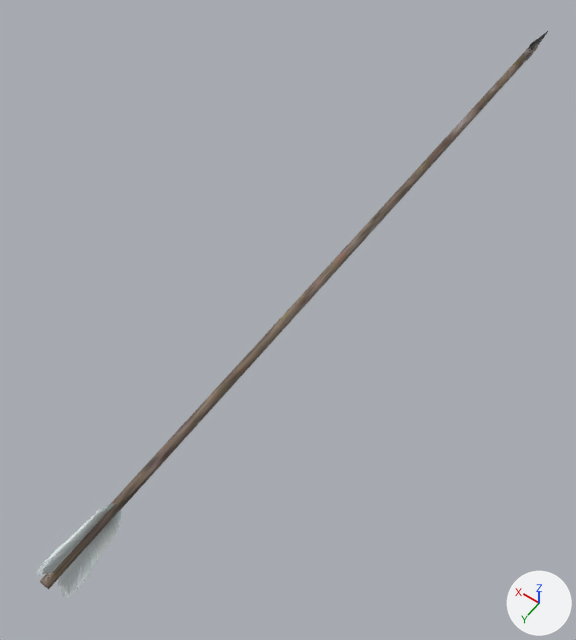
One commit to the FBX model game_project/material/fbx/arrow.fbx: the scene before it, then after it.
Camera for both pictures: a 50 mm lens placed at (-4.53, 7.23, 9.88), pointed at (0.35, 0.4, -0.85). Lighting does not change. The marker at lower right points along +X, +Y and +Z. Where no turn or scale is listed for an object, it has been applied to the vertices.

The first picture shows 'Erika_Archer_Eyes_Mesh'.
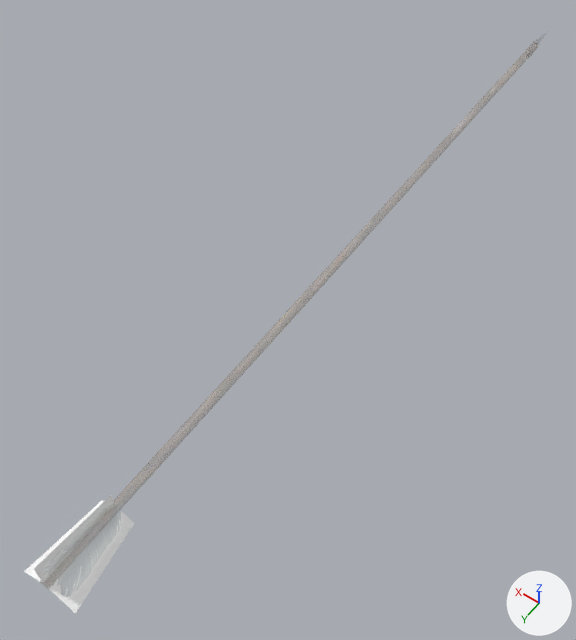
The newer file is also rescaled (x0.0625), turned or shifted as a whole; pictures and numbers use the older file's frame.

Pixel boxes (x1, y1, x2, y2) of what changed, in the pictures (576 x 640 px):
'Erika_Archer_Eyes_Mesh', surface changed
    both: (24, 31, 548, 613)

Patch to the scene script:
```diff
--- a/game_project/material/fbx/arrow.fbx.py
+++ b/game_project/material/fbx/arrow.fbx.py
@@ img_arrow_diff_png @@
-img_arrow_diff_png = load_image('Arrow_DIFF.png', '_unpacked/Arrow_DIFF.png', 512, 512, 'sRGB')
+img_arrow_diff_png = load_image('Arrow_DIFF.png', 'arrow.fbm/Arrow_DIFF.png', 512, 512, 'Non-Color')
@@ mat_arrow_mat @@
 n2 = _N.new('ShaderNodeTexImage'); n2.name = 'Image Texture'
 n0 = _N.new('ShaderNodeBsdfPrincipled'); n0.name = 'Principled BSDF'
 n3 = _N.new('ShaderNodeTexImage'); n3.name = 'Image Texture.001'
-n3.image = img_arrow_nm_jpg
+n3.image = img_arrow_diff_png
+n5 = _N.new('ShaderNodeTexImage'); n5.name = 'Image Texture.002'
+n5.image = img_arrow_nm_jpg
 n4 = _N.new('ShaderNodeNormalMap'); n4.name = 'Normal Map'
 _L.new(n2.outputs[0], n0.inputs[0])  # 'Color' to 'Base Color'
-_L.new(n2.outputs[1], n0.inputs[4])  # 'Alpha' to 'Alpha'
-_L.new(n3.outputs[0], n4.inputs[1])  # 'Color' to 'Color'
 _L.new(n4.outputs[0], n0.inputs[5])  # 'Normal' to 'Normal'
 _L.new(n0.outputs[0], n1.inputs[0])  # 'BSDF' to 'Surface'
+_L.new(n3.outputs[0], n0.inputs[4])  # 'Color' to 'Alpha'
+_L.new(n5.outputs[0], n4.inputs[1])  # 'Color' to 'Color'
```
